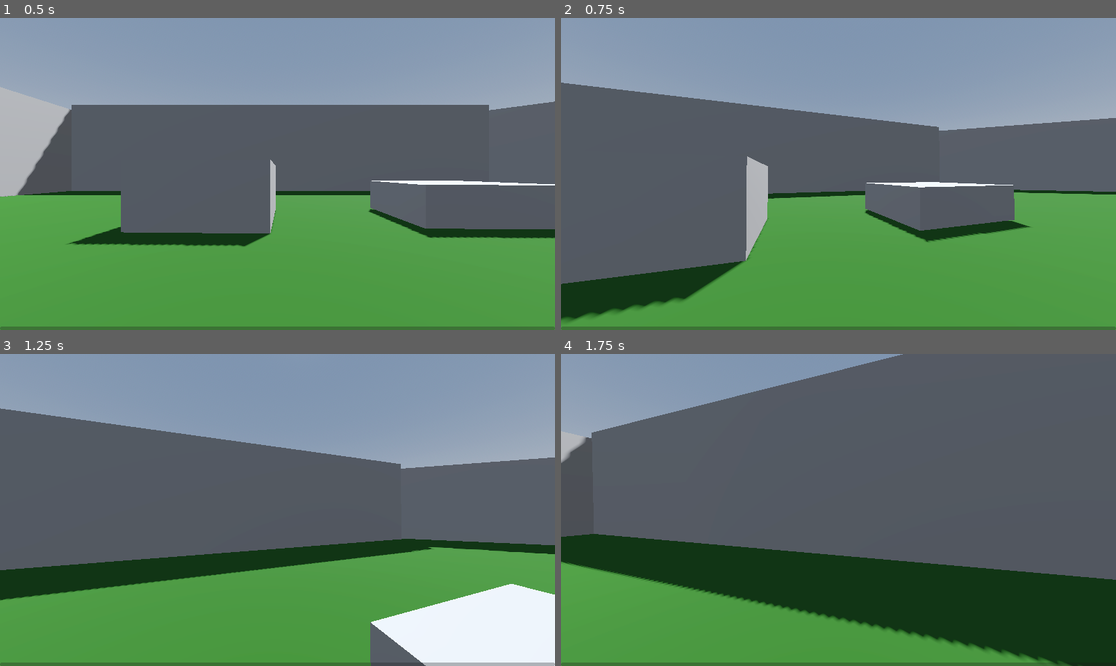
Above: before the commit, frames 1-4 (two rows, left to right).
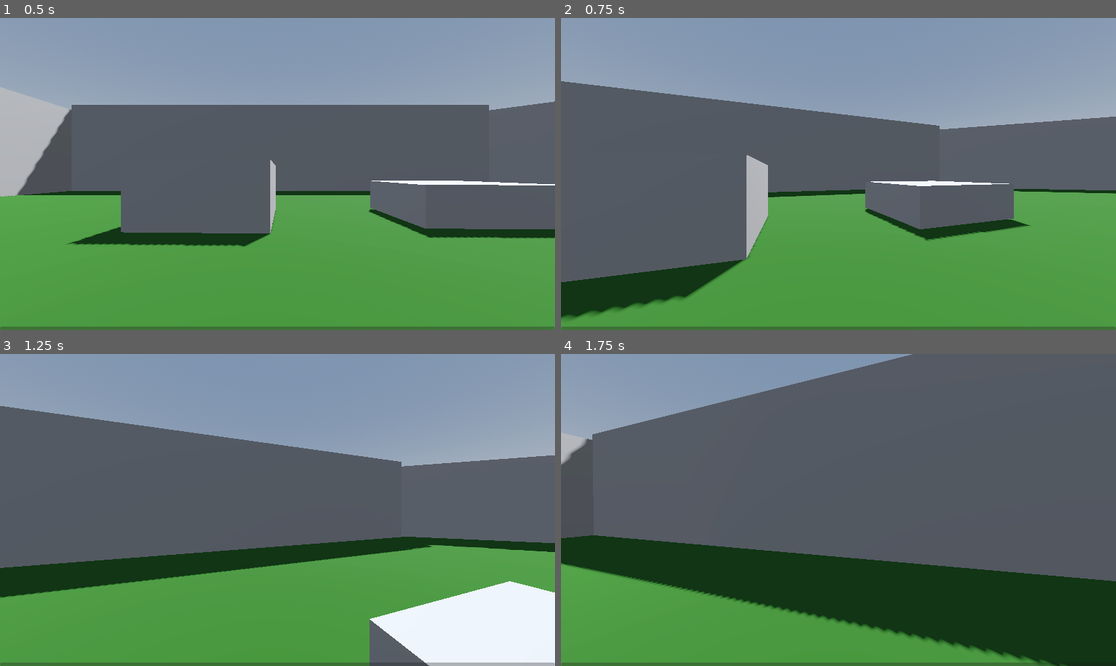
Above: after the commit, the same moments.

Repository: MaxDC503/Gadot-Project
Game: Godot game, scene res://world.tscn
Two runs of this game, one before a commit and one after it. Both use one fixed random seed, a clock stepped at 60 frames per second and the inputs below.
Inputs (mouse positions are in pixels of both pictures, inside the frame that each line leads up to):
- Up to frame 1 (0.5 s): no input
- Up to frame 2 (0.75 s): move the mouse to (866, 174) at 0.52 s; hold W (up) from 0.53 s (still down); hold Shift (sprint) from 0.53 s (still down)
- Up to frame 3 (1.25 s): keep holding W (up); keep holding Shift (sprint); tap Space (jump) at 0.77 s
- Up to frame 4 (1.75 s): keep holding W (up); move the mouse to (810, 510) at 1.27 s; release Shift (sprint) at 1.28 s; tap Shift (sprint) at 1.35 s; tap Space (jump) at 1.52 s

Frame 1 is identical in both runs. In frame 2, 1.8% of the frame differs, in the area x 0-100%, y 20-98%; in frame 3, 2.8%, in the area x 0-100%, y 16-100%; in frame 4, 2.0%.

Commit message:
Fixed the camera tilt when wallrunning. Wallrunning is fully functional

Diff:
--- a/character_body_3d.gd
+++ b/character_body_3d.gd
@@ -27,6 +27,7 @@
 const MIN_LOOK_ANGLE = -90
 const BASE_FOV = 75.0
 const FOV_CHANGE = 1.5
+var original_camera_rotation
 
 const BOB_FREQ = 2.0
 const BOB_AMP = 0.08
@@ -40,6 +41,7 @@
 
 func _ready():
 	Input.set_mouse_mode(Input.MOUSE_MODE_CAPTURED)
+	original_camera_rotation = camera.rotation
 
 func _unhandled_input(event):
 	if event is InputEventMouseMotion:
@@ -99,16 +101,12 @@
 	# Handle Wallrun.
 	var kVec = Vector3(0, 0, 1)
 	var horizontalSpeed = Vector3(velocity.x, 0, velocity.z).length()
-
 	var cameraVector = camera.get_global_transform().basis.z
-
 	if is_on_floor():
 		lastWallNormal = null
 		currentWallNormal = null
 	elif not isWallRunning:
 		lastWallNormal = currentWallNormal
-
-	var camRotation = camera.rotation
 
 	if is_on_wall_only() and not lastWallNormal == get_wall_normal() and horizontalSpeed > WALK_SPEED + 0.5:
 		isWallRunning = true
@@ -127,7 +125,7 @@
 		else:
 			velocity.y = 0.0
 	else:
-		camera.rotation = lerp(camera.rotation, camRotation, 0.025)
+		camera.rotation = lerp(camera.rotation, original_camera_rotation, 0.05)
 		isWallRunning = false
 
 	t_bob += delta * velocity.length() * float(is_on_floor() or isWallRunning)
